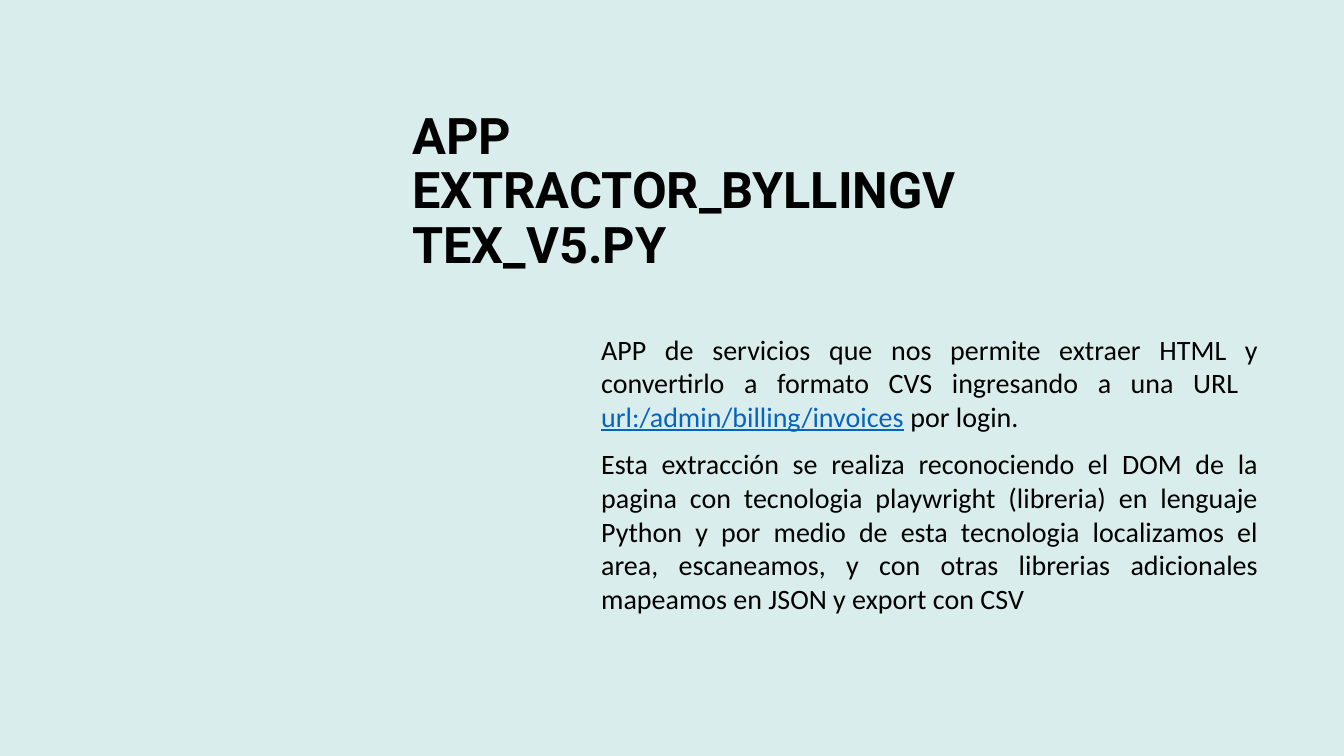
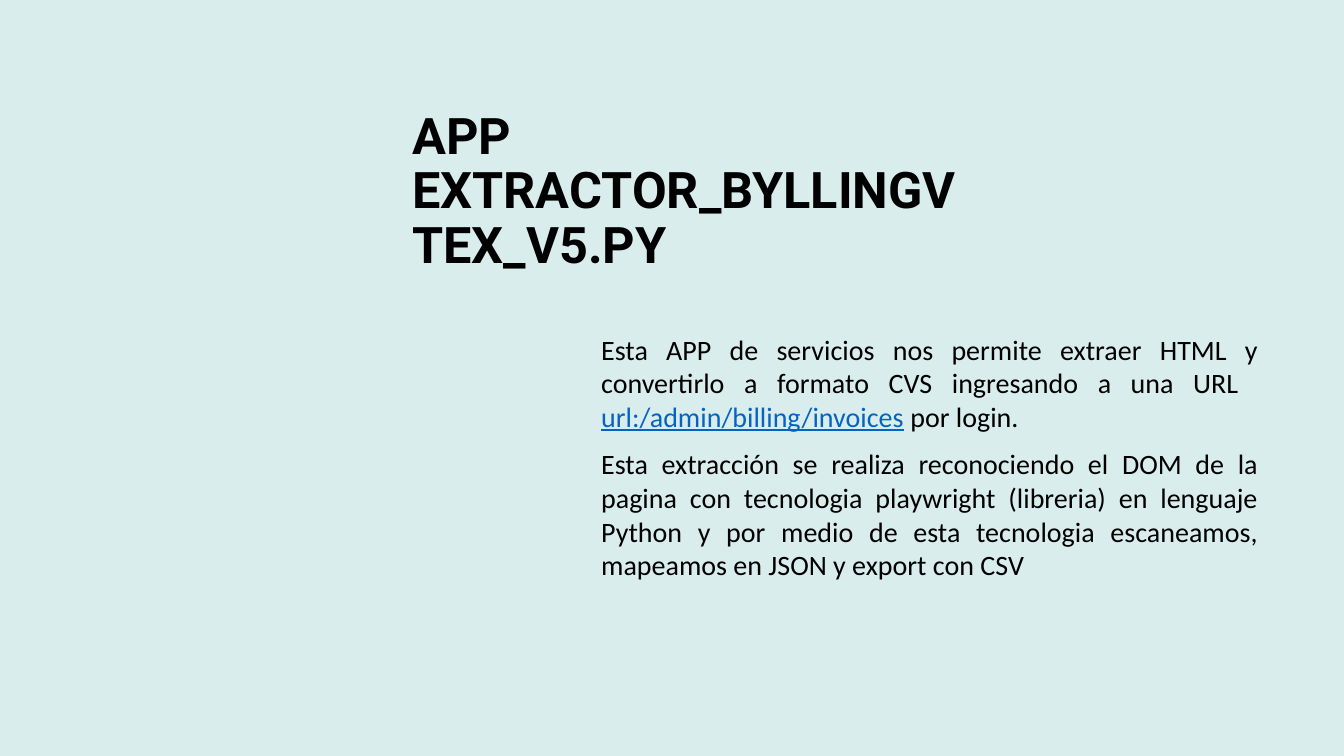
Before and after one commit to necroweb/APP_SERVICIO_EXTRACCION_BYLLING_VTEX_V5.0, a slide deck: slide 6 of Extractor_bylling_vtex.pptm. Drawn at 1344x756 pixels with LibreOffice and Linux fonts; fonts in the diff are those of the drawing; background and template pictures are left out. Boxes give left, top, right and bottom in pixels: in the first picture for what was removed or moved away, otherwise in the second. Text is boxed around its words. In the diff, an @@ line names an element or a change of style, - is before the commit and + after.

```diff
--- a/Extractor_bylling_vtex.pptm
+++ b/Extractor_bylling_vtex.pptm
@@ text at (x1=601, y1=340, x2=1258, y2=580): text changed @@
-APP de servicios que nos permite extraer HTML y convertirlo a formato CVS ingresando a una URL url:/admin/billing/invoices por login.
-Esta extracción se realiza reconociendo el DOM de la pagina con tecnologia playwright (libreria) en lenguaje Python y por medio de esta tecnologia localizamos el area, escaneamos, y con otras librerias adicionales mapeamos en JSON y export con CSV
+Esta APP de servicios nos permite extraer HTML y convertirlo a formato CVS ingresando a una URL url:/admin/billing/invoices por login.
+Esta extracción se realiza reconociendo el DOM de la pagina con tecnologia playwright (libreria) en lenguaje Python y por medio de esta tecnologia escaneamos, mapeamos en JSON y export con CSV
```
Also in this commit, not shown: 4 other slides changed, 1 slide added, 2 slides removed, 10 other files.
